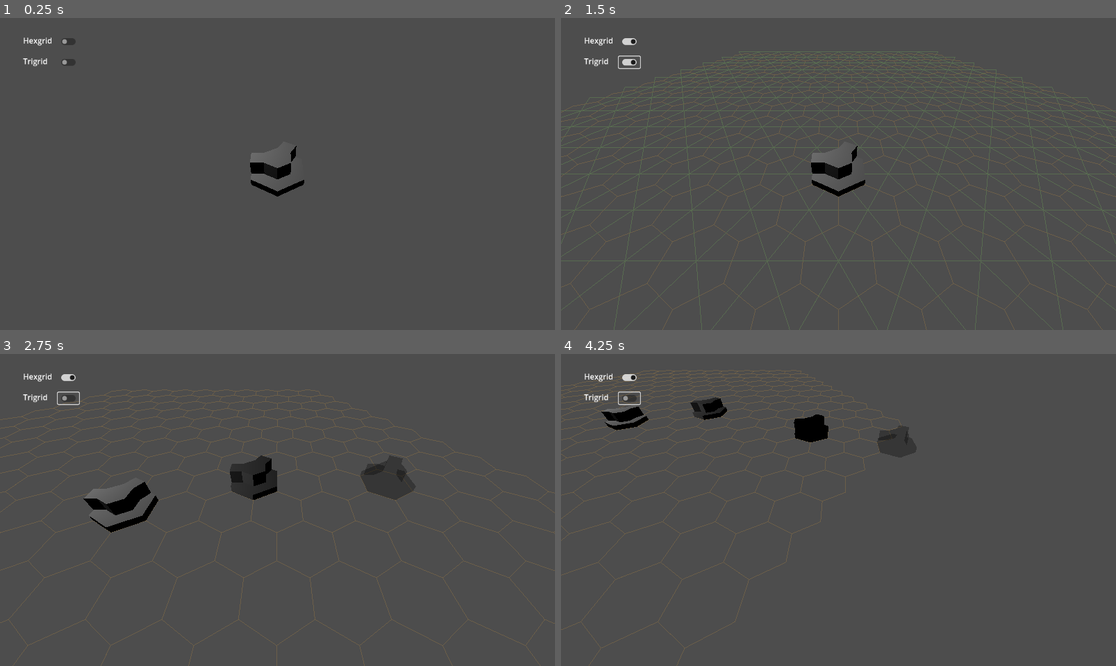
Above: before the commit, frames 1-4 (two rows, left to right).
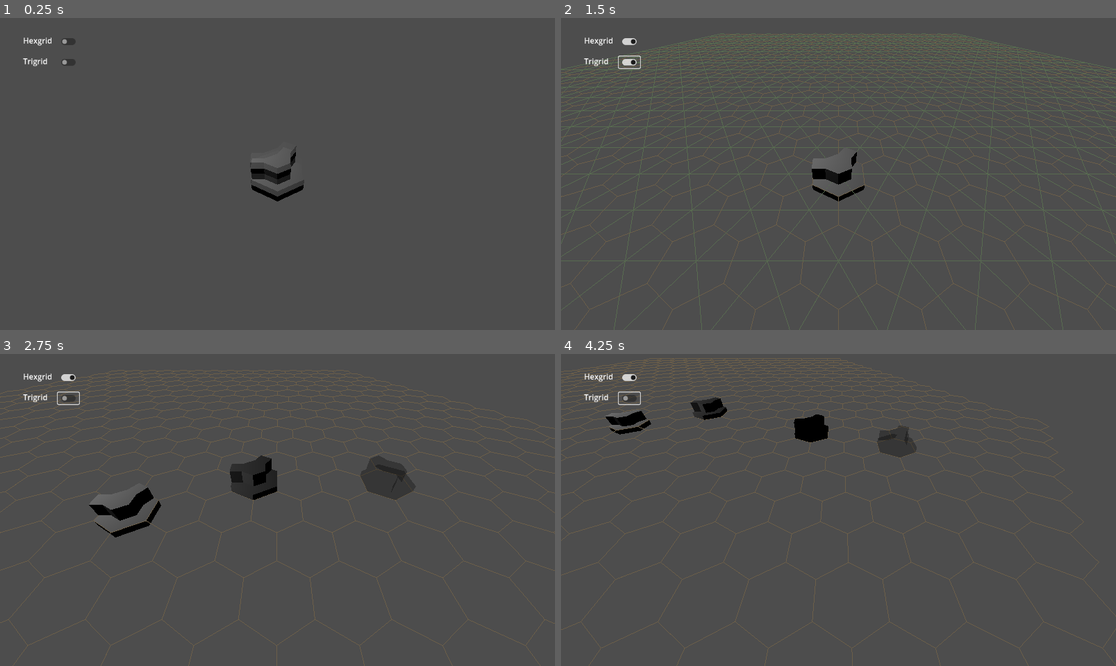
Above: after the commit, the same moments.

Repository: justfordoener/book_of_tiles
Game: Godot game, scene res://scenes/main.tscn
The game is run twice, just before and just after one commit, with the same random seed, the same clock (stepped at 60 frames per second) and the same inputs.
Inputs (mouse positions are in pixels of both pictures, inside the frame that each line leads up to):
- Up to frame 1 (0.25 s): no input
- Up to frame 2 (1.5 s): click (627, 42) at 0.5 s; click (627, 61) at 1.25 s
- Up to frame 3 (2.75 s): tap Enter at 2 s; move the mouse to (399, 494) at 2.02 s; hold D (move_right) from 2.03 s (still down); click (399, 494) at 2.1 s; tap Mouse wheel down (mouse_wheel_down, bound only after the co… at 2.3 s
- Up to frame 4 (4.25 s): move the mouse to (727, 525) at 2.77 s; release D (move_right) at 2.78 s; hold S (move_back) 2.78-3.53 s; tap Mouse wheel down (mouse_wheel_down, bound only after the co… at 2.85 s; tap Mouse wheel up (mouse_wheel_up, bound only after the commit) at 3.05, 3.6 s; move the mouse to (894, 441) at 3.52 s; hold D (move_right) from 3.53 s (still down); click (894, 441) at 3.8 s

The runs differ from the first frame. In frame 1, 0.6% of the frame differs, in the area x 45-55%, y 40-59%; in frame 2, 3.9%, in the area x 0-100%, y 4-59%; in frame 3, 2.3%; in frame 4, 2.6%.

Commit message:
improvements

Diff:
--- a/project.godot
+++ b/project.godot
@@ -56,6 +56,16 @@
 "events": [Object(InputEventMouseButton,"resource_local_to_scene":false,"resource_name":"","device":-1,"window_id":0,"a …(253 unchanged characters)…
 ]
 }
+mouse_wheel_up={
+"deadzone": 0.2,
+"events": [Object(InputEventMouseButton,"resource_local_to_scene":false,"resource_name":"","device":-1,"window_id":0,"alt_pressed":false,"shift_pressed":false,"ctrl_pressed":false,"meta_pressed":false,"button_mask":0,"position":Vector2(0, 0),"global_position":Vector2(0, 0),"factor":1.0,"button_index":4,"canceled":false,"pressed":false,"double_click":false,"script":null)
+]
+}
+mouse_wheel_down={
+"deadzone": 0.2,
+"events": [Object(InputEventMouseButton,"resource_local_to_scene":false,"resource_name":"","device":-1,"window_id":0,"alt_pressed":false,"shift_pressed":false,"ctrl_pressed":false,"meta_pressed":false,"button_mask":0,"position":Vector2(0, 0),"global_position":Vector2(0, 0),"factor":1.0,"button_index":5,"canceled":false,"pressed":false,"double_click":false,"script":null)
+]
+}
 
 [rendering]
 
--- a/scenes/grid.tscn
+++ b/scenes/grid.tscn
@@ -36,7 +36,7 @@
 
 [node name="GridToggleControl" type="Control" parent="."]
 layout_mode = 3
-offset_right = 207.0
+offset_right = 539.0
 offset_bottom = 135.0
 
 [node name="Hexgrid" type="Control" parent="GridToggleControl"]
@@ -82,5 +82,10 @@
 offset_bottom = 58.0
 text = "Trigrid"
 
+[node name="Hexagon" type="Control" parent="GridToggleControl"]
+anchors_preset = 0
+offset_right = 40.0
+offset_bottom = 40.0
+
 [connection signal="toggled" from="GridToggleControl/Hexgrid/HexgridCheckButton" to="." method="_on_hexgrid_check_button_toggled"]
 [connection signal="toggled" from="GridToggleControl/Trigrid/TrigridCheckButton" to="." method="_on_trigrid_check_button_toggled"]
--- a/scenes/main.tscn
+++ b/scenes/main.tscn
@@ -24,7 +24,7 @@
 omni_range = 22.686
 
 [node name="wall_curve" parent="." instance=ExtResource("2_0wfyh")]
-transform = Transform3D(1, 0, 0, 0, 1, 0, 0, 0, 1, 0, 2.3841858e-06, 0)
+transform = Transform3D(1, 0, 0, 0, 1, 0, 0, 0, 1, 0, -0.5, 0)
 
 [node name="Camera" type="Node3D" parent="."]
 script = ExtResource("3_sugp2")
--- a/scenes/tile_placement.gd
+++ b/scenes/tile_placement.gd
@@ -30,7 +30,11 @@
 		preview_instance.global_position = snapped_hit
 
 		if Input.is_action_just_pressed("mouse_left"):
-			_spawn_instance(snapped_hit)
+			_spawn_instance(snapped_hit, preview_instance.rotation.y)
+		if Input.is_action_just_pressed("mouse_wheel_down"):
+			preview_instance.rotate_y(deg_to_rad(60))
+		if Input.is_action_just_pressed("mouse_wheel_up"):
+			preview_instance.rotate_y(deg_to_rad(-60))
 
 func _is_mouse_over_ui_rect(mouse_pos : Vector2) -> bool:
 	var hovered = get_viewport().gui_get_hovered_control()
@@ -56,11 +60,11 @@
 
 	add_child(preview_instance)
 
-func _spawn_instance(position: Vector3):
+func _spawn_instance(position: Vector3, rotation : float):
 	if !scene_to_spawn:
 		push_warning("scene_to_spawn is not assigned.")
 		return
-
 	var instance = scene_to_spawn.instantiate()
 	get_tree().current_scene.add_child(instance)
 	instance.global_position = position
+	instance.global_rotation.y = rotation
--- a/scripts/grid.gd
+++ b/scripts/grid.gd
@@ -13,17 +13,17 @@
 	var state : int
 
 var CELL_SIZE := 2
-var GRID_RADIUS := 10
+var GRID_RADIUS := 15
 var GRID_HEIGHT := 0.5
 var CENTER_TILE_EUCLIDIC := Vector3(0,0,0)
 var CENTER_TILE_CUBIC := Vector3(0,0,0)
 var CUBIC_DIRECTION := {
-	0: Vector3(0, -1, 0),	# top
-	1: Vector3(-1, 0, 0),	# top right
-	2: Vector3(-1, 1, 0),	# bottom right
-	3: Vector3(0, 1, 0),	# bottom
-	4: Vector3(1, 0, 0),	# bottom left
-	5: Vector3(1, -1, 0)	# top left
+	0: Vector3(0, -1,  1),	# top
+	1: Vector3(1, -1,  0),	# top right
+	2: Vector3(1,  0, -1),	# bottom right
+	3: Vector3(0,  1,  -1),	# bottom
+	4: Vector3(-1, 1,  0),	# bottom left
+	5: Vector3(-1,  0,  1)	# top left
 }
 var TILE_ROTATION_VALUE := {
 	0:    CUBIC_DIRECTION[0],	# facing top
@@ -34,8 +34,8 @@
 	60:   CUBIC_DIRECTION[5]	# facing top left
 }
 
-var hexgrid = {}
-var trigrid = {}
+var hexgrid = {} # in cube coords
+var trigrid = {} # in euclidic coords
 
 func _ready() -> void:
 	initialize_grid()
@@ -103,6 +103,7 @@
 	trigrid_array_mesh.add_surface_from_arrays(Mesh.PRIMITIVE_LINES, surface_array)
 	return trigrid_array_mesh
 
+
 # ------------------- helper functions -------------------
 
 
@@ -111,9 +112,16 @@
 	var point_new : Vector3 = Grid.cubic_to_euclidic(cube_coordinate_rounded)
 	return Vector3(point_new.x, point.y, point_new.z)
 
-func euclidic_snap_to_trigrid(point) -> Vector3:
-	#TODO find nearest trigrid element (instead of snapping to hexgrid ._.)
+func euclidic_snap_to_trigrid(point : Vector3) -> Vector3:
 	return euclidic_snap_to_hexgrid(point)
+	# TODO fix this
+	var min_dist = INF
+	var closest_tri : Vector3 = Vector3.ZERO
+	for tri in trigrid:
+		var dist = point.distance_to(tri)
+		if dist<min_dist:
+			closest_tri = tri
+	return closest_tri
 
 func get_euclicdic_hexagon_corner(euclidic_center : Vector3, direction : int) -> Vector3:
 	var angle_degree = 60 * direction + 30
@@ -162,11 +170,11 @@
 
 func cubic_ring(center : Vector3, radius : int):
 	var results = []
-	var hexagon = center + CUBIC_DIRECTION[4] * radius
+	var point = center + CUBIC_DIRECTION[4] * radius
 	for i in range(6):
 		for j in range(radius):
-			results.append(hexagon)
-			hexagon = hexagon + CUBIC_DIRECTION[i]
+			results.append(point)
+			point = point + CUBIC_DIRECTION[i]
 	return results
 
 func cubic_spiral(center : Vector3, radius : int):
--- a/scripts/grid_manager.gd
+++ b/scripts/grid_manager.gd
@@ -14,11 +14,12 @@
 var HEXGRID_COLOR := Color("6B5E49")
 var TRIGRID_COLOR := Color("586B50")
 
+func ready() -> void:
+	hexgrid_activated = false
+	trigrid_activated = false
+
 func _on_hexgrid_check_button_toggled(toggled_on: bool) -> void:
 	hexgrid_mesh.mesh = Grid.get_hexgrid_array_mesh()
-	#if toggled_on and trigrid_snap_tool.activated:
-	#	_on_trigrid_check_button_toggled(false)
-	#	trigrid_check_button.set_pressed_no_signal(false)
 	hexgrid_snap_tool.activated = toggled_on
 	hexgrid_activated = toggled_on
 	_configure_mesh(hexgrid_mesh, HEXGRID_COLOR)
@@ -26,9 +27,6 @@
 
 func _on_trigrid_check_button_toggled(toggled_on: bool) -> void:
 	trigrid_mesh.mesh = Grid.get_trigrid_array_mesh()
-	#if toggled_on and hexgrid_snap_tool.activated:
-	#	_on_hexgrid_check_button_toggled(false)
-	#	hexgrid_check_button.set_pressed_no_signal(false)
 	trigrid_snap_tool.activated = toggled_on
 	trigrid_activated = toggled_on
 	_configure_mesh(trigrid_mesh, TRIGRID_COLOR)
